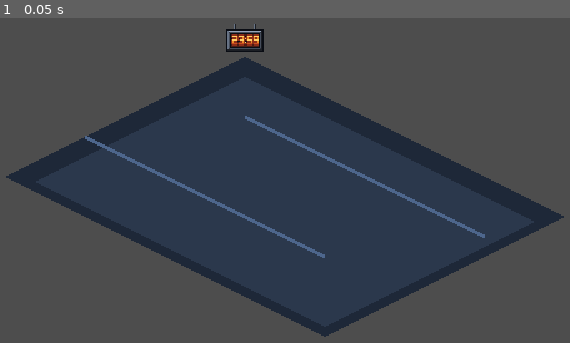
Above: before the commit, frame 1.
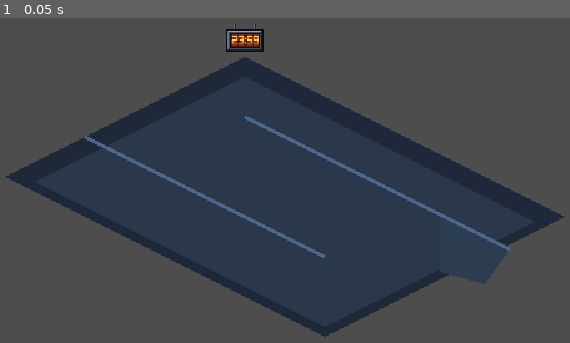
Above: after the commit, the same moment.

Repository: Zeeynrs/the-last-frame
Game: Godot game, scene res://scenes/chapters/ch01/rooms/signal_control.tscn
Two runs of this game, one before a commit and one after it. Both use one fixed random seed, a clock stepped at 60 frames per second and the inputs below. This scene is started directly instead of the project's main scene.
Inputs:
- Up to frame 1 (0.05 s): no input

The runs differ from the first frame. In frame 1, 0.8% of the frame differs, in the area x 77-90%, y 67-82%.

Commit message:
fix(TLF-033): fix PZ-004 layout so Echo is required and exit trigger is unskippable

Diff:
--- a/scenes/chapters/ch01/rooms/signal_control.tscn
+++ b/scenes/chapters/ch01/rooms/signal_control.tscn
@@ -33,7 +33,7 @@
 radius = 14.0
 
 [sub_resource type="RectangleShape2D" id="RectangleShape2D_exit"]
-size = Vector2(24, 16)
+size = Vector2(32, 24)
 
 [sub_resource type="CircleShape2D" id="CircleShape2D_intercom"]
 radius = 16.0
@@ -44,7 +44,7 @@
 
 [sub_resource type="SegmentShape2D" id="SegmentShape2D_north_railing"]
 a = Vector2(320, 112)
-b = Vector2(512, 208)
+b = Vector2(532, 218)
 
 [node name="SignalControl" type="Node2D"]
 y_sort_enabled = true
@@ -77,13 +77,20 @@
 [node name="NorthRailingCollision" type="CollisionShape2D" parent="TrenchRailings"]
 shape = SubResource("SegmentShape2D_north_railing")
 
+[node name="NorthBarrierCollision" type="CollisionPolygon2D" parent="TrenchRailings"]
+polygon = PackedVector2Array(476, 190, 540, 222, 540, 260, 476, 260)
+
 [node name="SouthRailingVisual" type="Line2D" parent="."]
 points = PackedVector2Array(192, 128, 384, 224)
 width = 3.0
 default_color = Color(0.3, 0.4, 0.55, 1)
 
+[node name="NorthBarrierVisual" type="Polygon2D" parent="."]
+color = Color(0.18, 0.24, 0.32, 1)
+polygon = PackedVector2Array(476, 190, 532, 218, 512, 246, 476, 236)
+
 [node name="NorthRailingVisual" type="Line2D" parent="."]
-points = PackedVector2Array(320, 112, 512, 208)
+points = PackedVector2Array(320, 112, 532, 218)
 width = 3.0
 default_color = Color(0.3, 0.4, 0.55, 1)
 
@@ -224,7 +231,7 @@
 shape = SubResource("CircleShape2D_reset")
 
 [node name="exit_trigger_vestibule" type="Area2D" parent="."]
-position = Vector2(432, 136)
+position = Vector2(448, 128)
 collision_layer = 4
 collision_mask = 2
 script = ExtResource("10_complete")
--- a/tests/chapters/ch01/test_ch01_playthrough.gd
+++ b/tests/chapters/ch01/test_ch01_playthrough.gd
@@ -358,36 +358,109 @@
 
 
 func test_pz004_route_is_at_least_600_px() -> void:
-	var signal_scene := (load(ROOM_PATHS[&"ch01.signal_control"]) as PackedScene).instantiate()
-	var railings := signal_scene.get_node_or_null("TrenchRailings") as StaticBody2D
-	_assert_true(railings != null, "TrenchRailings StaticBody2D exists in signal_control")
-
-	# Waypoint coordinates from ROOM_GRAPH.md §5.4
+	var sig := (load(ROOM_PATHS[&"ch01.signal_control"]) as PackedScene).instantiate() as Node2D
+	var perim_node := sig.get_node("PerimeterWalls/CollisionPolygon2D") as CollisionPolygon2D
+	var perim_poly := perim_node.polygon
+	var south_col := sig.get_node("TrenchRailings/SouthRailingCollision") as CollisionShape2D
+	var s_seg := south_col.shape as SegmentShape2D
+	var north_col := sig.get_node("TrenchRailings/NorthRailingCollision") as CollisionShape2D
+	var n_seg := north_col.shape as SegmentShape2D
+	var barrier_col := sig.get_node_or_null("TrenchRailings/NorthBarrierCollision") as CollisionPolygon2D
+	var barrier_poly: PackedVector2Array = barrier_col.polygon if barrier_col != null else PackedVector2Array()
+
 	var w0 := Vector2(176, 152)  # Breaker A standing spot (1, 10)
-	var w1 := Vector2(400, 232)  # South-East crossover bridge (13, 8)
-	var w2 := Vector2(304, 104)  # North-West crossover bridge (2, 3)
 	var w3 := Vector2(528, 184)  # Breaker B standing spot (14, 1)
 
-	var d01 := (w1 - w0).length()
-	var d12 := (w2 - w1).length()
-	var d23 := (w3 - w2).length()
-	var total_walk := d01 + d12 + d23
-
-	_assert_true(total_walk >= 600.0, "Shortest switchback walk (%.1f px) is >= 600 px (300 ticks)" % total_walk)
-	_assert_true(absf(total_walk - 635.8) < 1.0, "Total walk matches spec calculation (~635.8 px)")
-
-	# Confirm railings block the direct path between W0 and W3
-	var south_col := railings.get_node_or_null("SouthRailingCollision") as CollisionShape2D
-	var north_col := railings.get_node_or_null("NorthRailingCollision") as CollisionShape2D
-	_assert_true(south_col != null and south_col.shape is SegmentShape2D, "South railing collision segment exists")
-	_assert_true(north_col != null and north_col.shape is SegmentShape2D, "North railing collision segment exists")
-
-	var s_seg := south_col.shape as SegmentShape2D
-	var n_seg := north_col.shape as SegmentShape2D
-	_assert_true(_segments_cross(w0, w3, s_seg.a, s_seg.b), "Direct path W0 -> W3 intersects South Railing")
-	_assert_true(_segments_cross(w0, w3, n_seg.a, n_seg.b), "Direct path W0 -> W3 intersects North Railing")
-
-	signal_scene.free()
+	var cell_size := 4
+	var min_x := 100
+	var max_x := 600
+	var min_y := 40
+	var max_y := 320
+	var cols := (max_x - min_x) / cell_size
+	var rows := (max_y - min_y) / cell_size
+
+	var grid := AStarGrid2D.new()
+	grid.region = Rect2i(0, 0, cols, rows)
+	grid.cell_size = Vector2(cell_size, cell_size)
+	grid.diagonal_mode = AStarGrid2D.DIAGONAL_MODE_ALWAYS
+	grid.default_compute_heuristic = AStarGrid2D.HEURISTIC_EUCLIDEAN
+	grid.default_estimate_heuristic = AStarGrid2D.HEURISTIC_EUCLIDEAN
+	grid.update()
+
+	var player_radius := 6.0
+
+	var is_walkable := func(pos: Vector2) -> bool:
+		if not Geometry2D.is_point_in_polygon(pos, perim_poly):
+			return false
+		var n := perim_poly.size()
+		for i in n:
+			var p1 := perim_poly[i]
+			var p2 := perim_poly[(i + 1) % n]
+			if Geometry2D.get_closest_point_to_segment(pos, p1, p2).distance_to(pos) < player_radius:
+				return false
+		if Geometry2D.get_closest_point_to_segment(pos, s_seg.a, s_seg.b).distance_to(pos) < player_radius:
+			return false
+		if Geometry2D.get_closest_point_to_segment(pos, n_seg.a, n_seg.b).distance_to(pos) < player_radius:
+			return false
+		if barrier_poly.size() > 2:
+			if Geometry2D.is_point_in_polygon(pos, barrier_poly):
+				return false
+			for i in barrier_poly.size():
+				var p1 := barrier_poly[i]
+				var p2 := barrier_poly[(i + 1) % barrier_poly.size()]
+				if Geometry2D.get_closest_point_to_segment(pos, p1, p2).distance_to(pos) < player_radius:
+					return false
+		return true
+
+	for c in cols:
+		for r in rows:
+			var pos := Vector2(min_x + c * cell_size + cell_size / 2.0, min_y + r * cell_size + cell_size / 2.0)
+			if not is_walkable.call(pos):
+				grid.set_point_solid(Vector2i(c, r), true)
+
+	var start_coord := Vector2i(int((w0.x - min_x) / cell_size), int((w0.y - min_y) / cell_size))
+	var goal_coord := Vector2i(int((w3.x - min_x) / cell_size), int((w3.y - min_y) / cell_size))
+
+	_assert_false(grid.is_point_solid(start_coord), "W0 standing spot is walkable")
+	_assert_false(grid.is_point_solid(goal_coord), "W3 standing spot is walkable")
+
+	var path := grid.get_point_path(start_coord, goal_coord)
+	_assert_true(path.size() > 1, "Walkable switchback path exists between W0 and W3")
+
+	var total_path_length := 0.0
+	for i in path.size() - 1:
+		total_path_length += path[i].distance_to(path[i + 1])
+
+	_assert_true(total_path_length >= 600.0,
+		"Shortest walkable path on room collision (%.1f px) is >= 600.0 px (exceeds 300 ticks)" % total_path_length)
+
+	# Assert breaker B's interaction area cannot be overlapped from any point south of the north railing
+	var breaker_b := sig.get_node("breaker_b") as Area2D
+	var b_pos := breaker_b.global_position
+	var b_col := breaker_b.get_node("CollisionShape2D") as CollisionShape2D
+	var b_radius: float = (b_col.shape as CircleShape2D).radius
+	var max_interact_reach := b_radius + 36.0 # breaker shape radius + player detector radius
+
+	var min_dist_south := INF
+	var vulnerable_cells := 0
+	for c in cols:
+		for r in rows:
+			if grid.is_point_solid(Vector2i(c, r)):
+				continue
+			var pos := Vector2(min_x + c * cell_size + cell_size / 2.0, min_y + r * cell_size + cell_size / 2.0)
+			# North railing line: x - 2y - 96 = 0; south of railing means x - 2y < 96
+			if (pos.x - 2.0 * pos.y) < 96.0:
+				var dist := pos.distance_to(b_pos)
+				if dist < min_dist_south:
+					min_dist_south = dist
+				if dist <= max_interact_reach:
+					vulnerable_cells += 1
+
+	_assert_eq(vulnerable_cells, 0, "Zero points south of north railing can reach breaker B")
+	_assert_true(min_dist_south > max_interact_reach,
+		"Min distance south of railing (%.1f px) is > interact reach (%.1f px)" % [min_dist_south, max_interact_reach])
+
+	sig.free()
 
 
 func test_pz005_levers_and_resetter_configuration() -> void:
--- /dev/null
+++ b/tests/chapters/ch01/test_ch01_pz004_layout.gd
@@ -0,0 +1,223 @@
+extends "res://tests/support/base_test.gd"
+
+## Layout and Geometry Tests for PZ-004 in Signal Control (TLF-033 / RISK-018).
+## Verifies that:
+## 1. Trench railings physically seal lanes against perimeter walls (no bypass gaps).
+## 2. Breaker B cannot be targeted or reached from south of the north railing.
+## 3. Exit trigger (exit_trigger_vestibule) completely covers the exit door approach.
+## 4. The shortest walkable switchback route on real room collision is >= 600 px (300 ticks).
+
+const SIGNAL_SCENE_PATH := "res://scenes/chapters/ch01/rooms/signal_control.tscn"
+const W0 := Vector2(176, 152)  # Breaker A standing spot
+const W3 := Vector2(528, 184)  # Breaker B standing spot
+
+
+func _build_nav_grid(sig: Node2D, cell_size: int = 4) -> Dictionary:
+	var perim_node := sig.get_node("PerimeterWalls/CollisionPolygon2D") as CollisionPolygon2D
+	var perim_poly := perim_node.polygon
+	var south_col := sig.get_node("TrenchRailings/SouthRailingCollision") as CollisionShape2D
+	var s_seg := south_col.shape as SegmentShape2D
+	var north_col := sig.get_node("TrenchRailings/NorthRailingCollision") as CollisionShape2D
+	var n_seg := north_col.shape as SegmentShape2D
+	var barrier_col := sig.get_node_or_null("TrenchRailings/NorthBarrierCollision") as CollisionPolygon2D
+	var barrier_poly: PackedVector2Array = barrier_col.polygon if barrier_col != null else PackedVector2Array()
+
+	var min_x := 100
+	var max_x := 600
+	var min_y := 40
+	var max_y := 320
+	var cols := (max_x - min_x) / cell_size
+	var rows := (max_y - min_y) / cell_size
+
+	var grid := AStarGrid2D.new()
+	grid.region = Rect2i(0, 0, cols, rows)
+	grid.cell_size = Vector2(cell_size, cell_size)
+	grid.diagonal_mode = AStarGrid2D.DIAGONAL_MODE_ALWAYS
+	grid.default_compute_heuristic = AStarGrid2D.HEURISTIC_EUCLIDEAN
+	grid.default_estimate_heuristic = AStarGrid2D.HEURISTIC_EUCLIDEAN
+	grid.update()
+
+	var player_radius := 6.0
+
+	var is_walkable := func(pos: Vector2) -> bool:
+		if not Geometry2D.is_point_in_polygon(pos, perim_poly):
+			return false
+		var n := perim_poly.size()
+		for i in n:
+			var p1 := perim_poly[i]
+			var p2 := perim_poly[(i + 1) % n]
+			if Geometry2D.get_closest_point_to_segment(pos, p1, p2).distance_to(pos) < player_radius:
+				return false
+		if Geometry2D.get_closest_point_to_segment(pos, s_seg.a, s_seg.b).distance_to(pos) < player_radius:
+			return false
+		if Geometry2D.get_closest_point_to_segment(pos, n_seg.a, n_seg.b).distance_to(pos) < player_radius:
+			return false
+		if barrier_poly.size() > 2:
+			if Geometry2D.is_point_in_polygon(pos, barrier_poly):
+				return false
+			for i in barrier_poly.size():
+				var p1 := barrier_poly[i]
+				var p2 := barrier_poly[(i + 1) % barrier_poly.size()]
+				if Geometry2D.get_closest_point_to_segment(pos, p1, p2).distance_to(pos) < player_radius:
+					return false
+		return true
+
+	for c in cols:
+		for r in rows:
+			var pos := Vector2(min_x + c * cell_size + cell_size / 2.0, min_y + r * cell_size + cell_size / 2.0)
+			if not is_walkable.call(pos):
+				grid.set_point_solid(Vector2i(c, r), true)
+
+	return {
+		"grid": grid,
+		"min_x": min_x,
+		"min_y": min_y,
+		"cols": cols,
+		"rows": rows,
+		"cell_size": cell_size,
+		"n_seg": n_seg,
+		"s_seg": s_seg,
+		"barrier_poly": barrier_poly,
+		"perim_poly": perim_poly
+	}
+
+
+func test_railings_physically_seal_lanes_at_walls() -> void:
+	var sig := (load(SIGNAL_SCENE_PATH) as PackedScene).instantiate() as Node2D
+	var perim_node := sig.get_node("PerimeterWalls/CollisionPolygon2D") as CollisionPolygon2D
+	var perim := perim_node.polygon
+
+	var south_col := sig.get_node("TrenchRailings/SouthRailingCollision") as CollisionShape2D
+	var s_seg := south_col.shape as SegmentShape2D
+	var north_col := sig.get_node("TrenchRailings/NorthRailingCollision") as CollisionShape2D
+	var n_seg := north_col.shape as SegmentShape2D
+	var barrier_col := sig.get_node_or_null("TrenchRailings/NorthBarrierCollision") as CollisionPolygon2D
+
+	_assert_true(south_col != null and s_seg != null, "South railing collision shape exists")
+	_assert_true(north_col != null and n_seg != null, "North railing collision shape exists")
+	_assert_true(barrier_col != null and barrier_col.polygon.size() >= 3, "North barrier collision polygon exists")
+
+	# South railing starts against the NW wall: distance from s_seg.a (192, 128) to NW wall (124, 158 -> 320, 60) <= 5.0 px
+	var nw_wall_dist := Geometry2D.get_closest_point_to_segment(s_seg.a, perim[3], perim[0]).distance_to(s_seg.a)
+	_assert_true(nw_wall_dist <= 5.0, "South railing starts flush against NW wall (gap %.2f px <= 5.0)" % nw_wall_dist)
+
+	# North railing reaches all the way to SE wall: n_seg intersects SE wall (580, 190 -> 384, 292)
+	var inter = Geometry2D.segment_intersects_segment(n_seg.a, n_seg.b, perim[1], perim[2])
+	_assert_true(inter != null, "North railing physically intersects SE perimeter wall at %s" % str(inter))
+
+	# North barrier polygon reaches beyond the SE wall to seal the middle-lane corner
+	_assert_true(barrier_col.polygon[0].x <= 480.0, "North barrier extends west to seal vulnerable corner")
+	_assert_true(barrier_col.polygon[1].x >= 530.0, "North barrier seals junction at SE wall")
+
+	sig.free()
+
+
+func test_breaker_b_unreachable_from_south_of_north_railing() -> void:
+	var sig := (load(SIGNAL_SCENE_PATH) as PackedScene).instantiate() as Node2D
+	var nav_data := _build_nav_grid(sig, 4)
+	var grid: AStarGrid2D = nav_data["grid"]
+	var min_x: int = nav_data["min_x"]
+	var min_y: int = nav_data["min_y"]
+	var cols: int = nav_data["cols"]
+	var rows: int = nav_data["rows"]
+	var cell_size: int = nav_data["cell_size"]
+
+	var breaker_b := sig.get_node("breaker_b") as Area2D
+	var b_pos := breaker_b.global_position
+	var b_col := breaker_b.get_node("CollisionShape2D") as CollisionShape2D
+	var b_radius: float = (b_col.shape as CircleShape2D).radius
+	var player_detector_radius := 36.0
+	var max_interact_reach := b_radius + player_detector_radius
+
+	var min_dist_to_breaker_b := INF
+	var vulnerable_cell_count := 0
+
+	for c in cols:
+		for r in rows:
+			if grid.is_point_solid(Vector2i(c, r)):
+				continue
+			var pos := Vector2(min_x + c * cell_size + cell_size / 2.0, min_y + r * cell_size + cell_size / 2.0)
+			# North railing line: x - 2y - 96 = 0; south of railing means x - 2y < 96
+			if (pos.x - 2.0 * pos.y) < 96.0:
+				var dist := pos.distance_to(b_pos)
+				if dist < min_dist_to_breaker_b:
+					min_dist_to_breaker_b = dist
+				if dist <= max_interact_reach:
+					vulnerable_cell_count += 1
+
+	_assert_eq(vulnerable_cell_count, 0, "No walkable points south of north railing can interact with breaker B")
+	_assert_true(min_dist_to_breaker_b > max_interact_reach,
+		"Closest walkable point south of railing (%.1f px) is safely beyond interact reach (%.1f px)" % [
+			min_dist_to_breaker_b, max_interact_reach])
+
+	sig.free()
+
+
+func test_exit_trigger_unskippable_on_path_to_door_exit_north() -> void:
+	var sig := (load(SIGNAL_SCENE_PATH) as PackedScene).instantiate() as Node2D
+	var door := sig.get_node("door_exit_north") as Area2D
+	var door_col := door.get_node("CollisionShape2D") as CollisionShape2D
+	var door_radius: float = (door_col.shape as CircleShape2D).radius
+
+	var trigger := sig.get_node("exit_trigger_vestibule") as Area2D
+	var trig_col := trigger.get_node("CollisionShape2D") as CollisionShape2D
+	var trig_size: Vector2 = (trig_col.shape as RectangleShape2D).size
+
+	var door_center := door.global_position
+	var trig_center := trigger.global_position
+
+	var trig_rect := Rect2(trig_center - trig_size / 2.0, trig_size)
+
+	# Verify every point of door circle lies inside trigger rectangle
+	var num_samples := 32
+	var all_samples_enclosed := true
+	for i in num_samples:
+		var angle := (float(i) / float(num_samples)) * TAU
+		var sample_pt := door_center + Vector2(cos(angle), sin(angle)) * door_radius
+		if not trig_rect.has_point(sample_pt):
+			all_samples_enclosed = false
+			break
+
+	_assert_true(all_samples_enclosed, "exit_trigger_vestibule completely encloses door_exit_north collision shape")
+
+	# Verify path approach from W3 (528, 184) to door_exit_north (448, 128) crosses trigger
+	var approach_start := W3
+	var approach_end := door_center
+	var hit_trigger_before_door := false
+	for step_idx in 100:
+		var t := float(step_idx) / 100.0
+		var pt := approach_start.lerp(approach_end, t)
+		if trig_rect.has_point(pt):
+			hit_trigger_before_door = true
+			break
+
+	_assert_true(hit_trigger_before_door, "Direct approach from W3 enters exit_trigger_vestibule before reaching door center")
+
+	sig.free()
+
+
+func test_shortest_walkable_path_between_breakers_exceeds_600_px() -> void:
+	var sig := (load(SIGNAL_SCENE_PATH) as PackedScene).instantiate() as Node2D
+	var nav_data := _build_nav_grid(sig, 4)
+	var grid: AStarGrid2D = nav_data["grid"]
+	var min_x: int = nav_data["min_x"]
+	var min_y: int = nav_data["min_y"]
+	var cell_size: int = nav_data["cell_size"]
+
+	var start_coord := Vector2i(int((W0.x - min_x) / cell_size), int((W0.y - min_y) / cell_size))
+	var goal_coord := Vector2i(int((W3.x - min_x) / cell_size), int((W3.y - min_y) / cell_size))
+
+	_assert_false(grid.is_point_solid(start_coord), "W0 standing spot is walkable")
+	_assert_false(grid.is_point_solid(goal_coord), "W3 standing spot is walkable")
+
+	var path := grid.get_point_path(start_coord, goal_coord)
+	_assert_true(path.size() > 1, "Walkable path between W0 and W3 exists")
+
+	var total_path_length := 0.0
+	for i in path.size() - 1:
+		total_path_length += path[i].distance_to(path[i + 1])
+
+	_assert_true(total_path_length >= 600.0,
+		"Shortest walkable path (%.1f px) is >= 600.0 px (exceeds 300 ticks at 120 px/s)" % total_path_length)
+
+	sig.free()
Not shown, added: tests/chapters/ch01/test_ch01_pz004_layout.gd.uid
